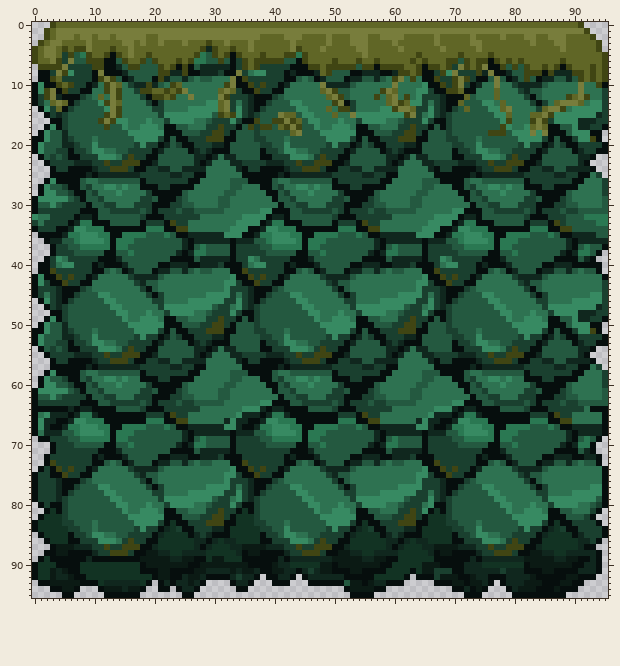
Two versions of one pixel-art file, Pixel Art Assets/Aseprite Files/3x3 Cube.aseprite. The first picture shows the starting point.
96x96 pixels, 1 frame. Colours within 5 levels of each other are drawn and written as one.
Now the later version:
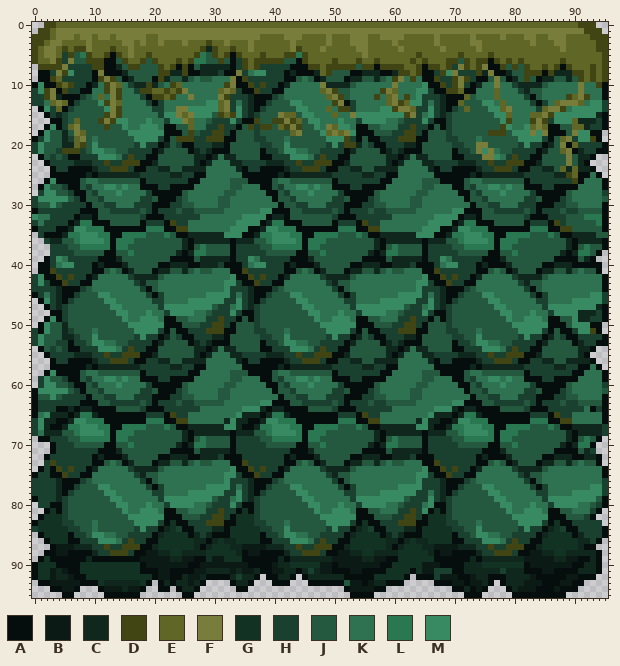
Palette (. is transparent): A #060e0d  B #0b1a14  C #10271e  D #404513  E #606626  F #787d3c  G #123323  H #1a402f  J #245940  K #2e7251  L #2a7852  M #378a62
Difference:
Changed rows in their new state; - is an unchanged pixel.
first column x 0:
 0 --D-----------------------------------------------------------------------------------------DD--
 1 -D-------------------------------------------------------------------------------------------DD-
 2 DD--------------------------------------------------------------------------------------------DD
 3 D----------------------------------------------------------------------------------------------D
 4 -----------------------------------------------------------------------------------------------D
first column x 0:
11 H----------------------------------------------------------------------------------------------A
12 H----------------------------------------------------------------------------------------------A
13 H-----------------------------------------------------------------------------------------------
14 ------------------------FF----------------------------------------------------------------------
15 ------------------------FEF--------------------------------------------------------------------A
16 -------E-----------------FE---------------------------------------------------------------E----A
17 ------EF------------------E----------------------FE---------------------------------------EE----
18 -------FE-----------------D----------------------EFEF-------------------------------------F-----
19 -H-----EF---------------DDD-------------------------D-----------------------------------EF------
20 H------ED-------------------------------------------DD--------------------FF------------F-E-----
21 H----DDD------------------------------------------------------------------F-F-----------EF------
22 ---------------------------------------------------------------------------FF------------F------
23 -----------------------------------------------------------------------------------------F------
24 ----------------------------------------------------------------------------------------E-E-----
25 -----------------------------------------------------------------------------------------DE---A-
26 ------------------------------------------------------------------------------------------D----A
27 -----------------------------------------------------------------------------------------------A
28 -H----------------------------------------------------------------------------------------------
29 H-----------------------------------------------------------------------------------------------
30 H----------------------------------------------------------------------------------------------A
31 -----------------------------------------------------------------------------------------------A
32 -----------------------------------------------------------------------------------------------A
33 -----------------------------------------------------------------------------------------------A
34 -----------------------------------------------------------------------------------------------A
35 -H----------------------------------------------------------------------------------------------
36 --H--------------------------------------------------------------------------------------------A
37 ---H--------------------------------------------------------------------------------------------
38 ---H--------------------------------------------------------------------------------------------
first column x 0:
42 H-----------------------------------------------------------------------------------------------
43 H----------------------------------------------------------------------------------------------A
44 H----------------------------------------------------------------------------------------------A
47 -----------------------------------------------------------------------------------------------A
48 -----------------------------------------------------------------------------------------------A
51 H-----------------------------------------------------------------------------------------------
52 H-----------------------------------------------------------------------------------------------
53 H-----------------------------------------------------------------------------------------------
first column x 0:
57 ----------------------------------------------------------------------------------------------A-
58 -----------------------------------------------------------------------------------------------A
59 -H---------------------------------------------------------------------------------------------A
60 -H----------------------------------------------------------------------------------------------
62 -----------------------------------------------------------------------------------------------A
63 -----------------------------------------------------------------------------------------------A
64 -HHH------------------------------------------------------------------------------------------H-
66 H-----------------------------------------------------------------------------------------------
67 H----------------------------------------------------------------------------------------------H
68 H----------------------------------------------------------------------------------------------H
71 ---------------------------------------------------------------------------------------------H--
73 --H---------------------------------------------------------------------------------------------
76 H----------------------------------------------------------------------------------------------H
77 H----------------------------------------------------------------------------------------------H
78 H----------------------------------------------------------------------------------------------H
80 -H----------------------------------------------------------------------------------------------
83 ----------------------------------------------------------------------------------------------H-
84 H-----------------------------------------------------------------------------------------------
